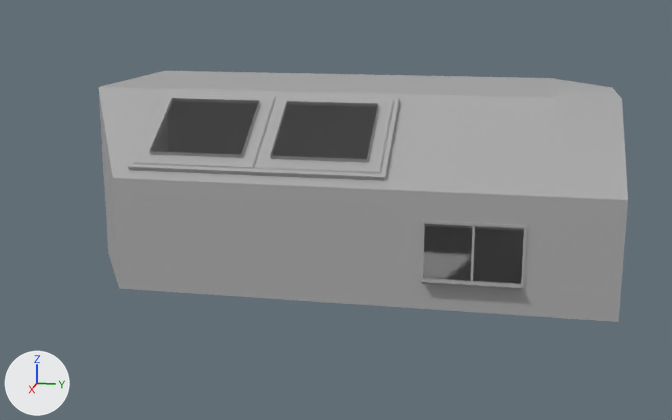
Two versions of the FBX model Assets/3D Models/FBX_Models/Room.fbx, one commit apart.
The view is the same before and after, from a 50 mm lens placed at (0.179, 0.0306, 0.0537), pointed at (0.0036, -0.0044, 0.0099). Arrows for +X, +Y and +Z are at lower left; the lights stay in place. Where no turn or scale is listed for an object, it has been applied to the vertices. Vertices at the same position are counted once.

Names of what the first picture shows: 'Room', 'Room.001', 'Room.002', 'Room.003', 'Room_Normal', 'Window_Frame', 'Window_Middle'.
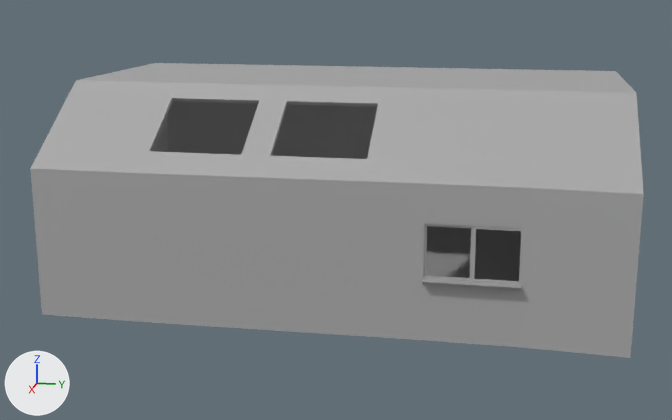
Boxes (x1, y1, x2, y2) around the edits, measured in the pictures (672 x 420 px; the box of a moved part takes in the faces that stretch with it):
'Outside_Layer', added: after (30, 63, 644, 358)
'Window_Frame', reshaped, moved, turned, rescaled: before (420, 220, 527, 290); after (418, 219, 528, 290)
'Window_Big_Frame', now drawn: after (422, 224, 523, 290)
'Window_L', added: after (472, 226, 524, 285)
'Window_R', added: after (423, 224, 474, 281)
'Window_Frame_L', added: after (474, 246, 519, 282)
part 1 of me_mesh_008, moved or reshaped: before (421, 221, 527, 288); after (422, 224, 523, 287)
'Room.002', unchanged, covered by the edit: before (396, 76, 556, 317); after (426, 88, 521, 281)
'Room', unchanged, covered by the edit: before (251, 74, 432, 307); after (270, 101, 429, 230)
'Room.001', unchanged, covered by the edit: before (113, 72, 320, 298); after (149, 84, 320, 157)
'Room_Normal', unchanged, covered by the edit: before (548, 78, 628, 322)

The change, as a list of edits to the scene's bpy script:
```text
Add me_mesh_023:
    me_mesh_023.from_pydata(...)  # 35 vertices, 21 faces; spans x -5.82..0.14, y -1.57..2.5, z -2.59..7.76
    me_mesh_023.materials.append(mat_standardsurface1)  # grey #aaaaaa
Add me_mesh_024:
    me_mesh_024.from_pydata([(-5.6, 0.0, 9.0), (5.6, 0.0, 9.0), (4.8, 0.0, 8.0), (5.6, 0.0, -9.0), (-4.8, 0.0, -8.0), (-4.8, 0.0, 8.0), (-5.6, 0.0, -9.0), (4.8, 0.0, -8.0)], [], [(0, 1, 2, 5), (2, 1, 3, 7), (0, 5, 4, 6), (7, 3, 6, 4)])
    me_mesh_024.materials.append(mat_standardsurface1)  # grey #aaaaaa
Add me_mesh_026:
    me_mesh_026.from_pydata([(0.0, 0.0, 0.00957), (0.0, 0.0, 0.0), (-0.00001, 0.0004, 0.0005), (0.0, 0.00804, 0.0), (-0.00001, 0.00764, 0.00907), (0.0, 0.0004, 0.00907), (0.0, 0.00804, 0.00956), (-0.00001, 0.00764, 0.0005)], [], [(0, 1, 2, 5), (2, 1, 3, 7), (0, 5, 4, 6), (7, 3, 6, 4)])
    me_mesh_026.materials.append(mat_standardsurface1)  # grey #aaaaaa
Add me_mesh_009_1:
    me_mesh_009_1.from_pydata(...)  # 16 vertices, 17 faces; spans x 0.0..0.00021, y -0.00804..0.0, z 0.0..0.00956
    me_mesh_009_1.materials.append(mat_standardsurface1)  # grey #aaaaaa
Change ob_window_frame:
    ob_window_frame: bpy.data.objects.new('Window_Frame', me_mesh_008) -> bpy.data.objects.new('Window_Frame', me_mesh_024)
    ob_window_frame.parent: ob_window -> ob_outside_layer
    ob_window_frame.location: (3.109, 0.488, -2.379) -> (0.0309, 0.0, 0.0)
    ob_window_frame.rotation_euler: (0.0, 0.0, 0.0) -> (0.0, 0.0, -1.571)  # degrees (0, 0, 0) -> degrees (0, 0, -90)
    ob_window_frame.scale: (1.0, 1.0, 1.0) -> (0.1, 0.1, 0.1)
Remove ob_window_middle:
    ob_window_middle = bpy.data.objects.new('Window_Middle', me_mesh_009)
    ob_window_middle.location = (0.0, 0.0, 0.0)
Add ob_outside_layer:
    ob_outside_layer = bpy.data.objects.new('Outside_Layer', me_mesh_023)
    ob_outside_layer.parent = ob_room_models
    ob_outside_layer.location = (2.745, -0.67, -4.833)
Add ob_window_r:
    ob_window_r = bpy.data.objects.new('Window_R', me_mesh_026)
    ob_window_r.location = (0.03, 0.0158, 0.0054)
Add ob_window_l:
    ob_window_l = bpy.data.objects.new('Window_L', me_mesh_026.copy())
    ob_window_l.location = (0.0302, 0.0238, 0.0054)
Add ob_window_frame_l:
    ob_window_frame_l = bpy.data.objects.new('Window_Frame_L', me_mesh_009_1)
    ob_window_frame_l.location = (0.0299, 0.0318, 0.0054)
```
